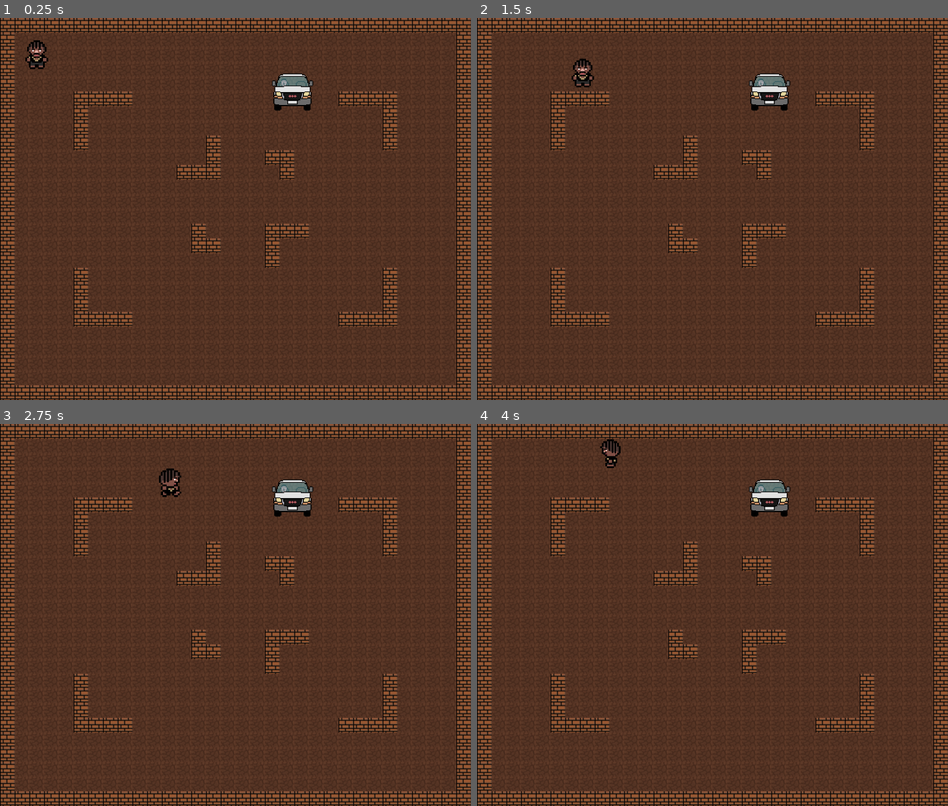
Above: before the commit, frames 1-4 (two rows, left to right).
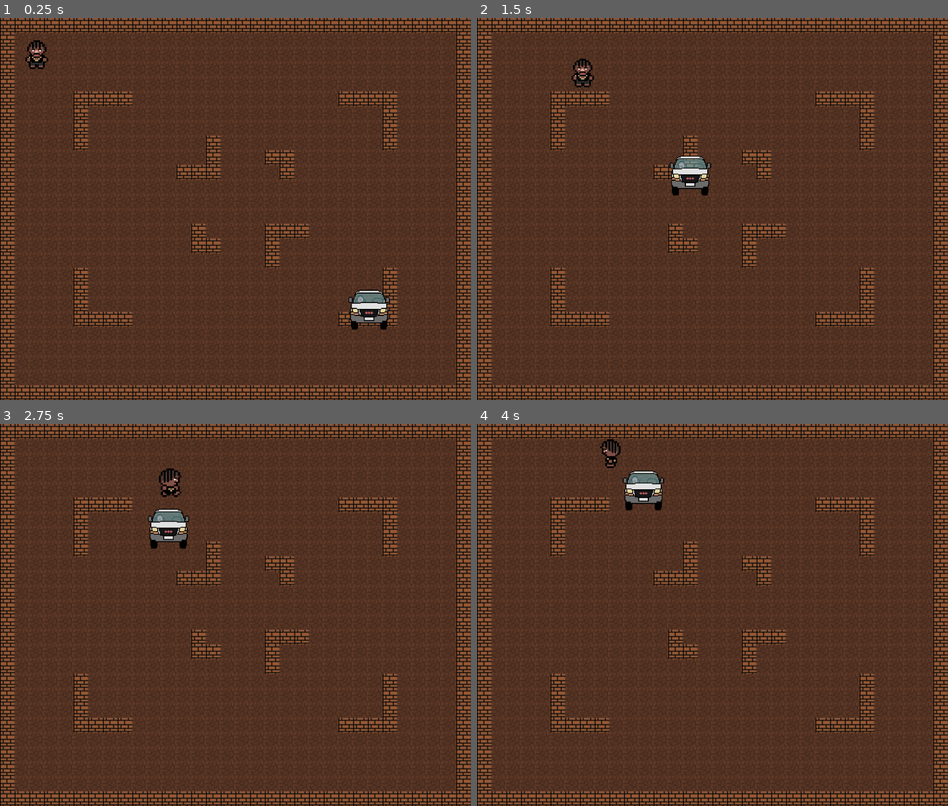
Above: after the commit, the same moments.

Repository: MFHKiwi/dreamys-dungeon
Game: Godot game, scene res://dreamys_dungeon.tscn
Same seed, same stepped clock (60 frames per second), same inputs: the game is played once before the commit and once after it.
Inputs:
- Up to frame 1 (0.25 s): no input
- Up to frame 2 (1.5 s): hold Right (ui_right) 0.53-1.28 s; hold Down (ui_down) from 1.28 s (still down)
- Up to frame 3 (2.75 s): release Down (ui_down) at 2.03 s; hold Right (ui_right) from 2.03 s (still down)
- Up to frame 4 (4 s): release Right (ui_right) at 2.78 s; hold Up (ui_up) 2.78-3.53 s; hold Left (ui_left) from 3.53 s (still down)

The runs differ from the first frame. In frame 1, 1.4% of the frame differs, in the area x 57-83%, y 14-82%; in frame 2, 1.4%; in frame 3, 1.4%, in the area x 31-67%, y 14-33%; in frame 4, 1.4%.

Commit message:
made boss playable with animations

Diff:
--- a/dreamy.gd
+++ b/dreamy.gd
@@ -24,9 +24,6 @@
 		fire('d')
 	pass
 
-func _process(delta):
-	pass
-
 func _physics_process(delta):
 	# Get the input direction and handle the movement/deceleration.
 	# As good practice, you should replace UI actions with custom gameplay actions.
@@ -47,12 +44,6 @@
 	else:
 		velocity = Vector2(0, 0)
 	move_and_slide()
-	var collision
-	for i in get_slide_collision_count():
-		collision = get_slide_collision(i)
-	if collision:
-		if !is_instance_of(collision.get_collider(), TileMap) && !is_instance_of(collision.get_collider(), RigidBody2D):
-			emit_signal("hit")
 
 
 func fire(direction):
--- a/dreamys_dungeon.tscn
+++ b/dreamys_dungeon.tscn
@@ -14,5 +14,5 @@
 scale = Vector2(2, 2)
 
 [node name="Area2D" parent="." instance=ExtResource("15_nohxb")]
-position = Vector2(795, 200)
+position = Vector2(1150, 910)
 scale = Vector2(0.5, 0.5)
--- a/enemy.gd
+++ b/enemy.gd
@@ -2,10 +2,38 @@
 
 signal hit
 
+var dreamy
+var health = 100
+var speed: float = 0.01
+
 func _ready():
-	var dreamy = get_node("../dreamy")
+	var timer := Timer.new()
+	add_child(timer)
+	timer.wait_time = 10
+	timer.start()
+	timer.connect("timeout", Callable(self, "_on_timeout"))
+	dreamy = get_node("../dreamy")
 	connect("hit", Callable(dreamy, "_on_hit"))
+	$AnimatedSprite2D.play("default")
+
+func _on_timeout():
+	speed = 0.0
+	await get_tree().create_timer(1).timeout
+	speed = 0.0275
+	await get_tree().create_timer(3).timeout
+	speed = 0.01
 
 func _on_body_entered(body):
 	if body.is_in_group("dreamy"):
 		emit_signal("hit")
+		self.position = Vector2(1150, 910)
+	elif body.is_in_group("bullet"):
+		body.queue_free()
+		#get_tree().get_root().call_deferred("remove_child", body)
+		health = health - 2
+
+func _physics_process(delta):
+	if health < 1:
+		print("NISSANNNNNN")
+		get_parent().remove_child(self)
+	self.position = lerp(self.position,dreamy.global_position,speed)
--- a/enemy.tscn
+++ b/enemy.tscn
@@ -1,20 +1,35 @@
-[gd_scene load_steps=4 format=3 uid="uid://c4urhxujg6er4"]
+[gd_scene load_steps=6 format=3 uid="uid://c4urhxujg6er4"]
 
 [ext_resource type="Script" path="res://enemy.gd" id="1_nk68v"]
 [ext_resource type="Texture2D" uid="uid://8mfdvc4aynja" path="res://assets/finalboss.png" id="2_fyklb"]
+[ext_resource type="Texture2D" uid="uid://ivb0bgy13dxt" path="res://assets/car2.png" id="3_goyub"]
 
 [sub_resource type="RectangleShape2D" id="RectangleShape2D_r6bim"]
 size = Vector2(428, 412)
 
+[sub_resource type="SpriteFrames" id="SpriteFrames_hvhq0"]
+animations = [{
+"frames": [{
+"duration": 1.0,
+"texture": ExtResource("2_fyklb")
+}, {
+"duration": 1.0,
+"texture": ExtResource("3_goyub")
+}],
+"loop": true,
+"name": &"default",
+"speed": 5.0
+}]
+
 [node name="enemy" type="Area2D"]
 script = ExtResource("1_nk68v")
-
-[node name="Sprite2D" type="Sprite2D" parent="."]
-texture = ExtResource("2_fyklb")
 
 [node name="CollisionShape2D" type="CollisionShape2D" parent="."]
 position = Vector2(-1, 5)
 scale = Vector2(0.5, 0.5)
 shape = SubResource("RectangleShape2D_r6bim")
 
+[node name="AnimatedSprite2D" type="AnimatedSprite2D" parent="."]
+sprite_frames = SubResource("SpriteFrames_hvhq0")
+
 [connection signal="body_entered" from="." to="." method="_on_body_entered"]
--- a/projectile.gd
+++ b/projectile.gd
@@ -4,5 +4,5 @@
 # Called when the node enters the scene tree for the first time.
 func _ready():
 	await get_tree().create_timer(3).timeout
-	get_parent().remove_child(self)
+	self.queue_free()
 	pass # Replace with function body.
--- a/projectile.tscn
+++ b/projectile.tscn
@@ -6,7 +6,7 @@
 [sub_resource type="RectangleShape2D" id="RectangleShape2D_r8d5q"]
 size = Vector2(11, 43)
 
-[node name="RigidBody2D" type="RigidBody2D"]
+[node name="RigidBody2D" type="RigidBody2D" groups=["bullet"]]
 gravity_scale = 2.66454e-15
 script = ExtResource("1_50dsl")
 
Not shown, added: assets/car2.png.import
Not shown, added: assets/ladder.png.import
Not shown, added: assets/stone.png.import
